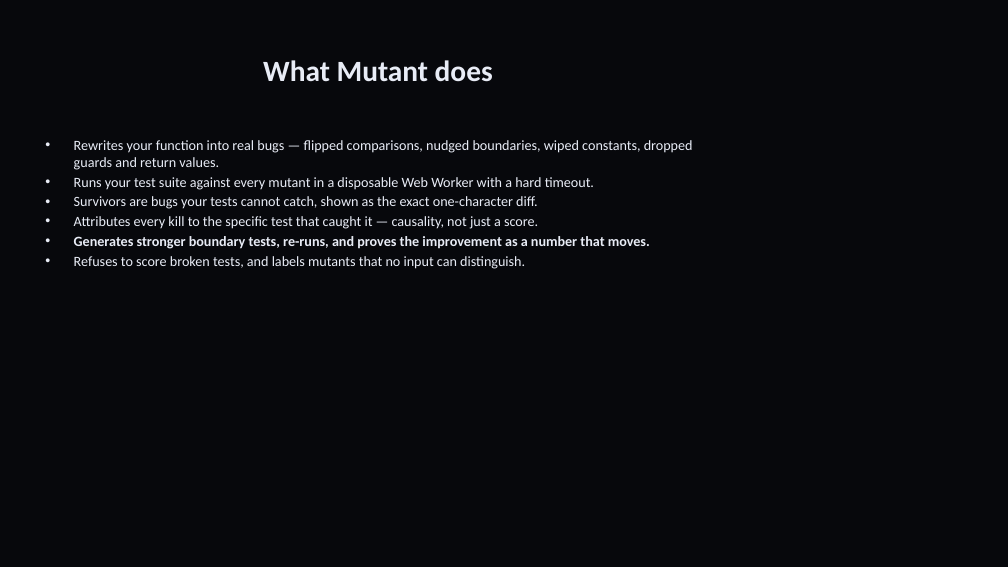
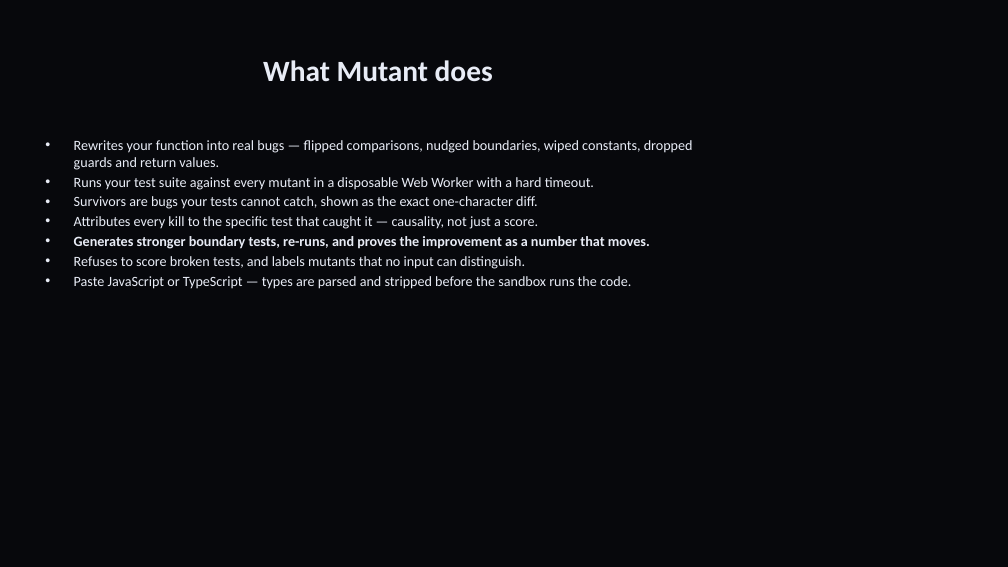
Before and after one commit to sgoel2be24-cyber/mutant, a slide deck: slide 3 of deck/Mutant-HackDevengers2.pptx. Drawn at 1008x567 pixels with LibreOffice and Linux fonts; fonts in the diff are those of the drawing. Boxes give left, top, right and bottom in pixels: in the first picture for what was removed or moved away, otherwise in the second. Text is boxed around its words. In the diff, an @@ line names an element or a change of style, - is before the commit and + after.

Commit message:
docs+deck: TypeScript support, share/kill/badge/CI features, loop slide

```diff
--- a/deck/Mutant-HackDevengers2.pptx
+++ b/deck/Mutant-HackDevengers2.pptx
@@ text at (74, 276, 631, 289): paragraph added @@
+• Paste JavaScript or TypeScript — types are parsed and stripped before the sandbox runs the code.
```
Also in this commit, not shown: 1 other slide changed, 1 slide added, 1 other file.
